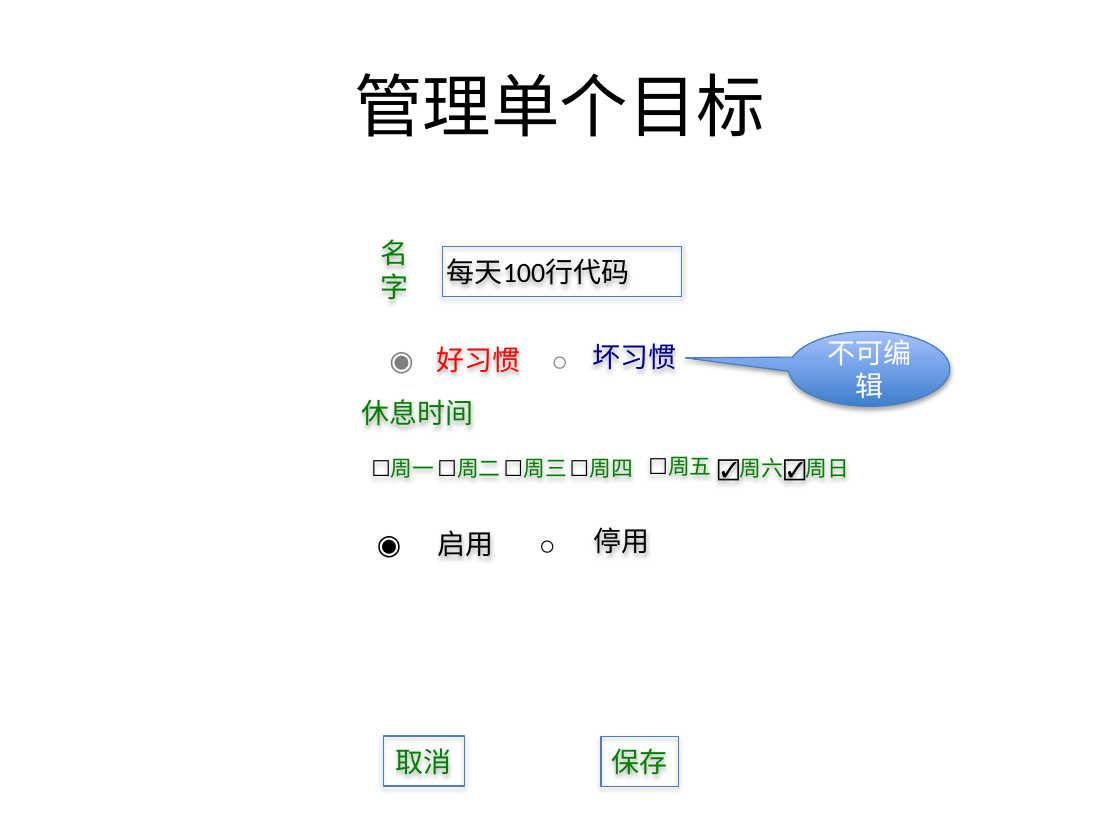
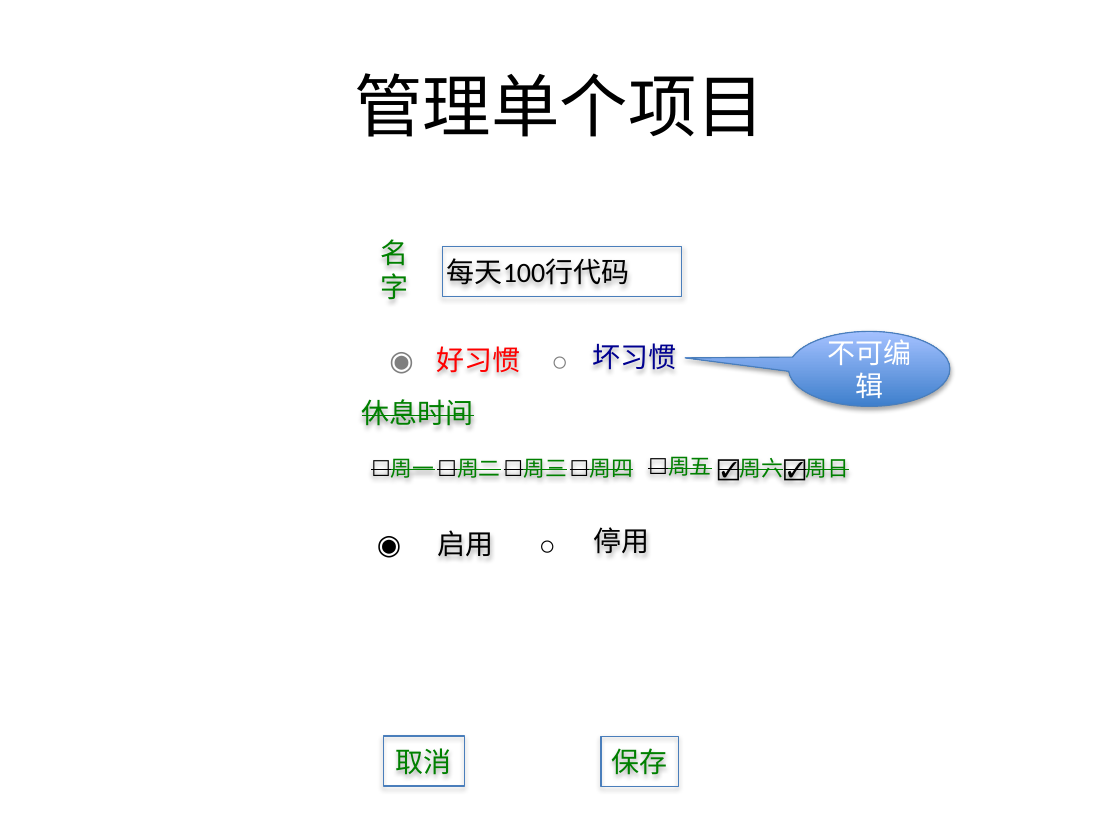
Before and after one commit to zenkj/meiriqiandao, a slide deck: slide 7 of ui/ui.pptx. Drawn at 1120x840 pixels with LibreOffice and Linux fonts; fonts in the diff are those of the drawing. Boxes give left, top, right and bottom in pixels: in the first picture for what was removed or moved away, otherwise in the second. Text is boxed around its words. In the diff, an @@ line names an element or a change of style, - is before the commit and + after.

```diff
--- a/ui/ui.pptx
+++ b/ui/ui.pptx
@@ title at [354,73,765,137]: text changed @@
-管理单个目标
+管理单个项目
@@ strikethrough on in 8 elements at [362,399,474,426], [371,459,434,478], [718,458,850,481], [718,458,850,481], [437,459,500,478], [504,459,567,478], [570,459,633,478], [648,457,711,476] @@
```
Also in this commit, not shown: 6 other slides changed.
